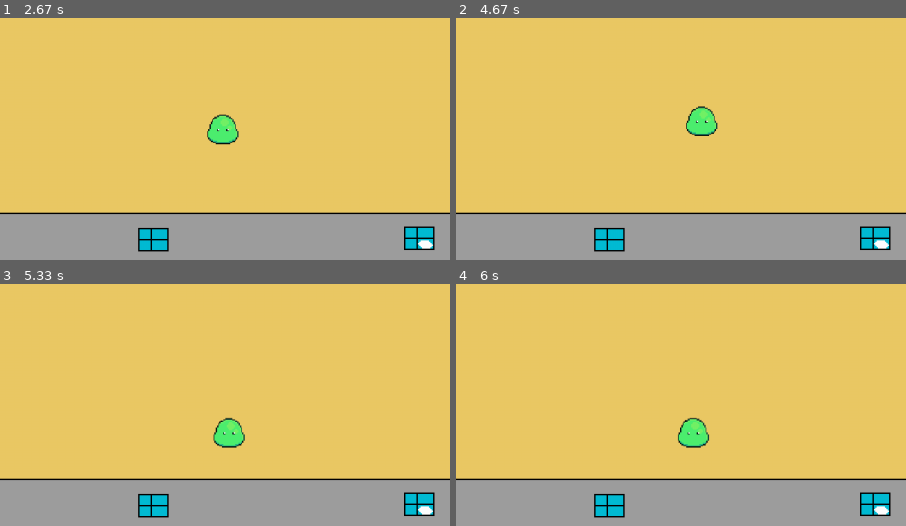
Above: before the commit, frames 1-4 (two rows, left to right).
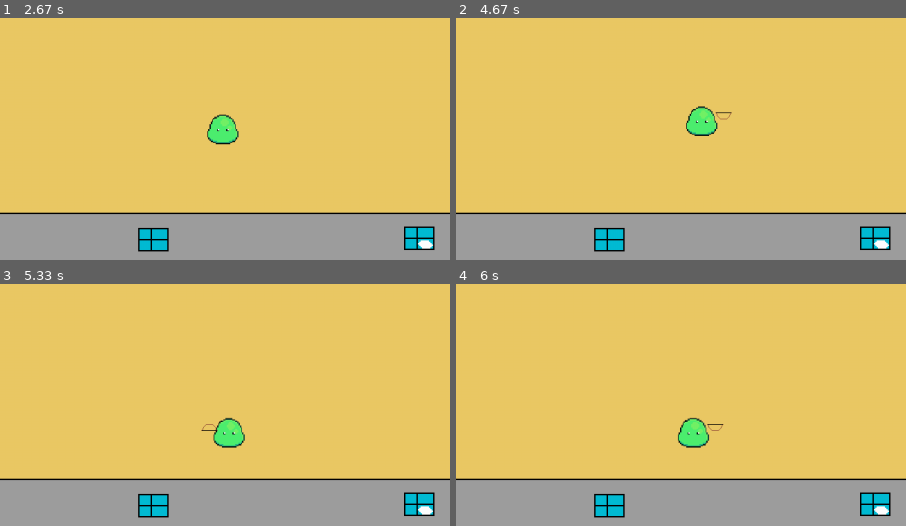
Above: after the commit, the same moments.

Repository: Judthdudeee13/Galaxy_of_the_Gods
Game: pygame game, started from boy_code.py
The game is run twice, just before and just after one commit, with the same random seed, the same clock (stepped at 60 frames per second) and the same inputs.
Inputs (mouse positions are % of the whole screen's width and height, from its top left):
- Up to frame 1 (2.67 s): hold D 0.33-0.8 s; move the mouse to (46, 54) at 0.37 s; hold W 0.83-1.13 s; move the mouse to (82, 47) at 0.87 s; click "NEW_GAME" at 1.22 s; hold D 1.5-1.97 s; move the mouse to (60, 72) at 1.53 s; hold A 2-2.53 s; move the mouse to (19, 73) at 2.03 s; click "YES" at 2.62 s
- Up to frame 2 (4.67 s): hold S 2.9-3.2 s; move the mouse to (62, 59) at 2.93 s; hold A 3.23-3.63 s; hold W 3.67-4.03 s; hold D from 4.07 s (still down)
- Up to frame 3 (5.33 s): release D at 4.7 s; hold S 4.73-5.1 s; hold A from 5.13 s (still down)
- Up to frame 4 (6 s): release A at 5.6 s; hold D from 5.63 s (still down)
The pictures show only the part of the screen within x 29-79%, y 48-98%; the shares and areas given below are measured in that part.

Frame 1 is identical in both runs. In frame 2, less than 0.1% of the frame differs, in the area x 57-62%, y 38-43%; in frame 3, less than 0.1%; in frame 4, less than 0.1%.

Commit message:
working on bow, got it blited

Diff:
--- a/boy_code.py
+++ b/boy_code.py
@@ -262,11 +262,13 @@
         direction = 'left'
     if move_right == True:
         direction = 'right'
+    basic_bow.blit(p.x, p.y, direction)
     try:
         if keys[pygame.K_SPACE]:
             if inventory['sword'][1] == 'basic_sword':
-                hit_box_sur10, hit_box_pos, damage_given, hit_box, reload_time1, attack_image = basic_sword.swing_blit()
+                hit_box_sur10, hit_box_pos, damage_given, hit_box, reload_time1 = basic_sword.swing_blit()
                 if abs(reload_time-time.time()) >= reload_time1:
+                    attack_image = 3
                     hit_box_blit = hit_box
                     hit_box_pos2 = hit_box_pos
                     hit_box_sur = hit_box_sur10
@@ -615,8 +617,12 @@
 
 def load_weapons():
     global basic_sword
+    global basic_bow
     basic_sword = weapons.melee()
-    basic_sword.set_up(0.5, 0, 1, direction, 25, 5)
+    basic_sword.set_up(0.5, 0, 1, direction, 25)
+    basic_bow  = weapons.range()
+    basic_bow.set_up(2, 'basic_arrow', 2, direction, 0)
+    basic_bow.set_up1((10, 20), 'basic_bow.png')
 
 def load_monsters():
     global monster1
--- a/weapons.py
+++ b/weapons.py
@@ -31,14 +31,13 @@
 class weapon:
     def __init__(self):
         pass
-    def set_up(self, reload_time, ammo, damage, direction, range, attack_image):
+    def set_up(self, reload_time, ammo, damage, direction, range):
         self.reload_time = reload_time
         self.ammo = ammo
         self.damage = damage
         self.direction = direction
         self.range = range
         self.reload_time_cooldown = time.time()
-        self.attack_image = attack_image
 
 
 
@@ -56,11 +55,40 @@
     def swing_blit(self):
         hit_box_sur, hit_box_pos, damage, hit_box_im, relod_time = self.attack()
         self.swing = False
-        return  hit_box_sur, hit_box_pos, damage, hit_box_im, relod_time, self.attack_image
+        return  hit_box_sur, hit_box_pos, damage, hit_box_im, relod_time
 
 
 
 
 
 class range(weapon):
-    pass
+    def set_up1(self, arrow_size, image):
+        self.arrow_size = arrow_size
+        self.centerx = -1000
+        self.centery = -1000
+        self.bow = pygame.image.load(image)
+        self.bow_rect = self.bow.get_rect()
+    def blit(self, playerx, playery, direction):
+        if direction == 'up':
+                self.bow_rect.x = playerx+12
+                self.bow_rect.y = playery-15
+                hit_box_blit180 = pygame.transform.rotate(self.bow, 0)
+                window.blit(hit_box_blit180, self.bow_rect)
+        if direction == 'down':
+                self.bow_rect.x = playerx+12
+                self.bow_rect.y = playery+40
+                hit_box_blit0 = pygame.transform.rotate(self.bow, 180)
+                window.blit(hit_box_blit0, self.bow_rect)
+        if direction == 'left' or direction == 'None':
+                self.bow_rect.x = playerx-12
+                self.bow_rect.y = playery+12
+                hit_box_blit270 = pygame.transform.rotate(self.bow, 90)
+                window.blit(hit_box_blit270, self.bow_rect)
+        if direction == 'right':
+                self.bow_rect.x = playerx+42
+                self.bow_rect.y = playery+12
+                hit_box_blit90 = pygame.transform.rotate(self.bow, 270)
+                window.blit(hit_box_blit90, self.bow_rect)
+    def attack(self, playerx, playery, direction):
+        arrow_im = pygame.image.load('basic_arrow.png')
+        arrow_im = pygame.transform.scale(arrow_im, self.arrow_size)
Binary file changed: gotg.pickle
